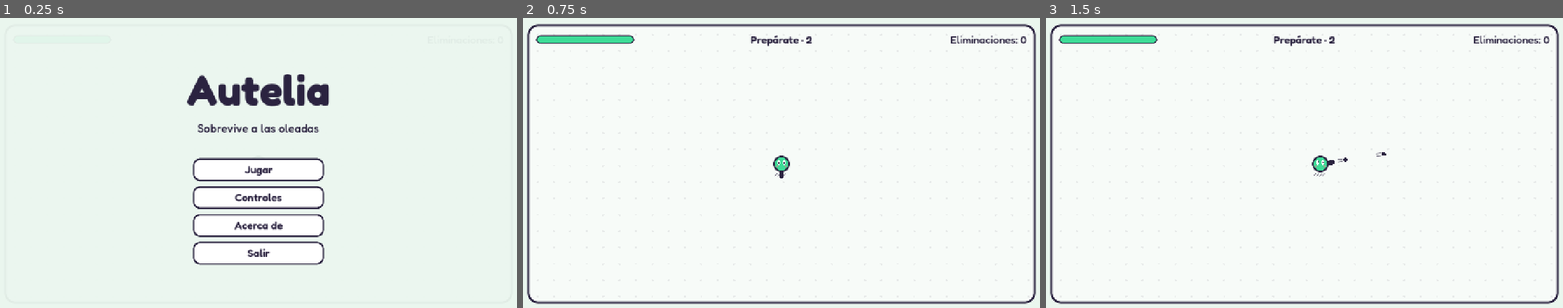
Above: before the commit, frames 1-3 (left to right).
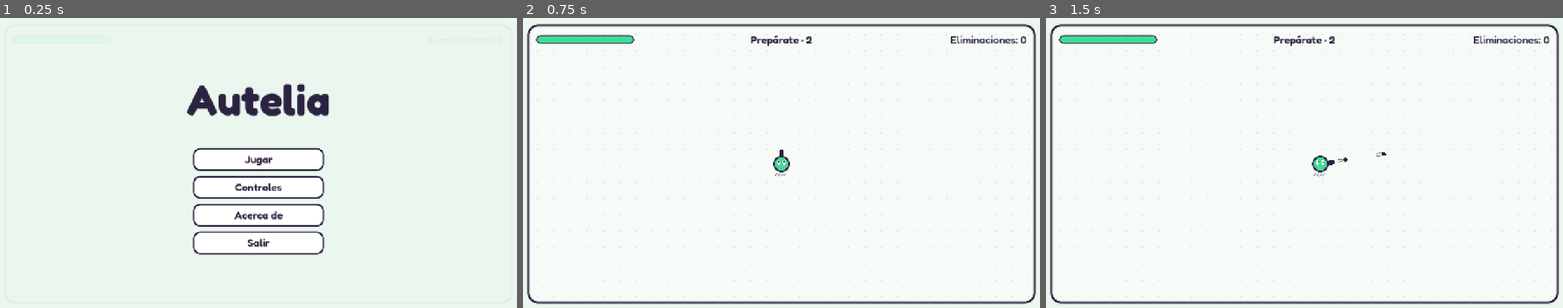
Above: after the commit, the same moments.

Repository: OmarDavidd/autelia
Game: Godot game, scene res://main.tscn
Same seed, same stepped clock (60 frames per second), same inputs: the game is played once before the commit and once after it.
Inputs (mouse positions are in pixels of both pictures, inside the frame that each line leads up to):
- Up to frame 1 (0.25 s): no input
- Up to frame 2 (0.75 s): click "Jugar" at 0.5 s
- Up to frame 3 (1.5 s): tap Enter at 1.25 s; move the mouse to (1418, 148) at 1.27 s; press the mouse at (1418, 148) at 1.28 s; hold D (move_right) from 1.28 s (still down)

The runs differ from the first frame. In frame 1, 6.2% of the frame differs, in the area x 36-64%, y 19-86%; in frame 2, less than 0.1%; in frame 3, nothing differs.

Commit message:
feat: drop subtitle from main menu

Diff:
--- a/ui/main_menu.gd
+++ b/ui/main_menu.gd
@@ -87,10 +87,6 @@
 	title.text = "Autelia"
 	title.add_theme_font_override("font", UiStyle.font(700))
 	column.add_child(title)
-
-	var subtitle := UiStyle.label(HORIZONTAL_ALIGNMENT_CENTER, 28)
-	subtitle.text = "Sobrevive a las oleadas"
-	column.add_child(subtitle)
 
 	var gap := Control.new()
 	gap.custom_minimum_size = Vector2(0, 28)
